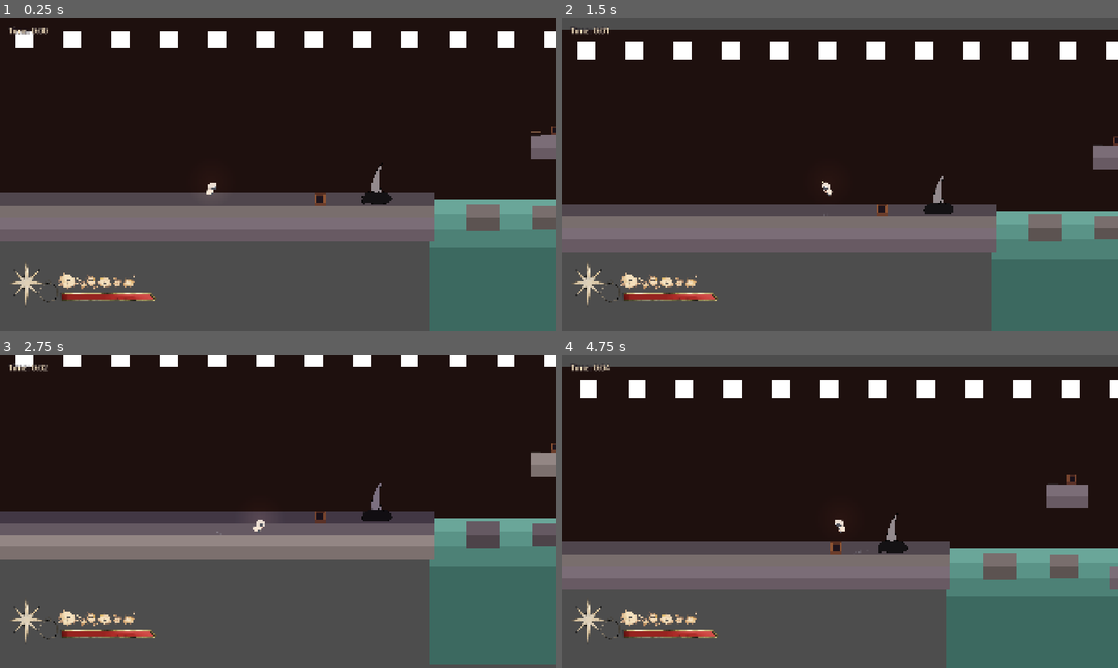
Above: before the commit, frames 1-4 (two rows, left to right).
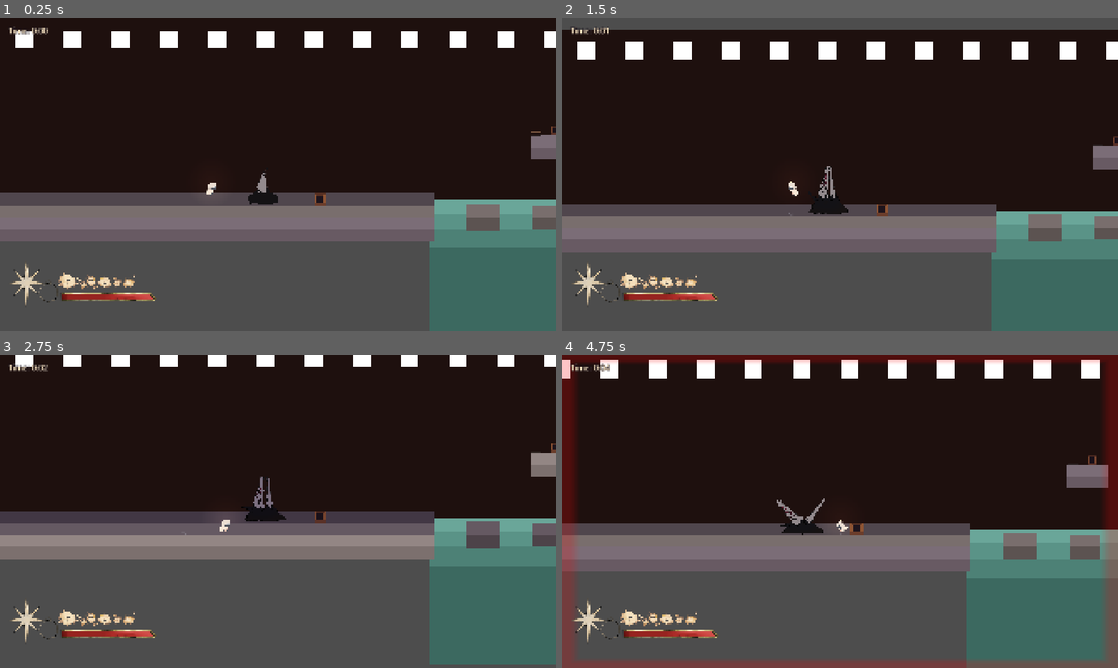
Above: after the commit, the same moments.

Repository: EkaterinaZakharova-13/purgatory-game
Game: Godot game, scene res://Scenes/Levels/main.tscn
Same seed, same stepped clock (60 frames per second), same inputs: the game is played once before the commit and once after it. The engine's default icon, where the game draws it, is replaced by a stand-in: a white triangle on a blue panel in a dark square.
Inputs:
- Up to frame 1 (0.25 s): no input
- Up to frame 2 (1.5 s): hold D (right) 0.53-1.28 s; tap F (orb_platform) at 0.6 s; tap Space (jump) at 0.77, 0.8, 1.07, 1.35 s; hold A (left) from 1.28 s (still down)
- Up to frame 3 (2.75 s): tap Space (jump) at 1.52, 1.82, 2.3 s; tap F (orb_platform) at 1.55 s; release A (left) at 2.03 s; hold D (right) from 2.03 s (still down); tap S (closer) at 2.1 s
- Up to frame 4 (4.75 s): tap Shift (dash) at 2.85 s; tap Space (jump) at 3.02, 3.32, 3.77, 3.8, 4.07, 4.52 s; tap F (orb_platform) at 3.05, 4.35 s; release D (right) at 3.53 s; hold A (left) from 3.53 s (still down); tap W (further) at 3.6 s

The runs differ from the first frame. In frame 1, 0.5% of the frame differs, in the area x 44-71%, y 46-60%; in frame 2, 0.7%; in frame 3, 0.7%; in frame 4, 30%, in the area x 0-100%, y 0-100%.

Commit message:
Activate additional Hunters from OrbPlatform

Diff:
--- a/Scenes/Entities/the_hunter.tscn
+++ b/Scenes/Entities/the_hunter.tscn
@@ -9,7 +9,7 @@
 [sub_resource type="CircleShape2D" id="BiteCircle"]
 radius = 54.0
 
-[node name="TheHunter" type="Node2D" unique_id=1648377916 groups=["LayerCollider"]]
+[node name="TheHunter" type="Node2D" unique_id=1648377916 groups=[]]
 script = ExtResource("1_script")
 
 [node name="AnimatedSprite2D" type="AnimatedSprite2D" parent="." unique_id=2076656852]
--- a/Scenes/Levels/main.tscn
+++ b/Scenes/Levels/main.tscn
@@ -535,7 +535,34 @@
 disabled = true
 
 [node name="TheHunter" parent="LayerManager/Layer2" unique_id=80229388 instance=ExtResource("6_hunter")]
-position = Vector2(1000, 520)
+position = Vector2(700, 520)
+
+[node name="TheHunter2" parent="LayerManager/Layer2" unique_id=1648377916 instance=ExtResource("6_hunter")]
+position = Vector2(2175, 525)
+scale = Vector2(0.425, 0.425)
+require_matching_layer = false
+detection_radius = 448.0
+bite_radius = 178.0
+activation_platform_path = NodePath("../../Layer3/OrbPlatform")
+damage_recoil_multiplier = 0.5
+
+[node name="TheHunter3" parent="LayerManager/Layer2" unique_id=1395056201 instance=ExtResource("6_hunter")]
+position = Vector2(2376, 524)
+scale = Vector2(0.425, 0.425)
+require_matching_layer = false
+detection_radius = 448.0
+bite_radius = 178.0
+activation_platform_path = NodePath("../../Layer3/OrbPlatform")
+damage_recoil_multiplier = 0.5
+
+[node name="TheHunter4" parent="LayerManager/Layer2" unique_id=1383860169 instance=ExtResource("6_hunter")]
+position = Vector2(1957, 314.99997)
+scale = Vector2(0.425, 0.425)
+require_matching_layer = false
+detection_radius = 448.0
+bite_radius = 178.0
+activation_platform_path = NodePath("../../Layer3/OrbPlatform")
+damage_recoil_multiplier = 0.5
 
 [node name="Layer1" type="Node2D" parent="LayerManager" unique_id=990853741]
 
--- a/Scenes/UI/player_hud.gd
+++ b/Scenes/UI/player_hud.gd
@@ -18,6 +18,7 @@
 @onready var vignette_material: ShaderMaterial = $"../Vignette".material as ShaderMaterial
 @onready var elapsed_time_label: Label = $"../ElapsedTime"
 @onready var elapsed_timer: Timer = $ElapsedTimer
+@onready var damage_outline: ColorRect = $"../DamageOutline"
 
 var sanity := 100.0
 var health := 100.0
@@ -27,12 +28,14 @@
 var camera_zoom_initialized := false
 var current_vignette_strength := 0.0
 var elapsed_seconds := 0
+var damage_outline_tween: Tween
 
 func _ready() -> void:
 	var player := get_tree().get_first_node_in_group("Player")
 	if player != null and player.has_signal("damaged_percent"):
 		player.connect("damaged_percent", _on_player_damaged_percent)
 	health = max_health
+	damage_outline.material.set_shader_parameter("strength", 0.0)
 	depletion_flower_texture = flower_particles.texture
 	flower_particles.emitting = false
 	_update_sanity_fill()
@@ -42,9 +45,20 @@
 	elapsed_timer.start()
 
 func _on_player_damaged_percent(percent: float) -> void:
+	_flash_damage_outline()
 	var damage_amount := max_health * clampf(percent, 0.0, 100.0) / 100.0
 	health = maxf(0.0, health - damage_amount)
 	_update_health_bar()
+
+func _flash_damage_outline() -> void:
+	if damage_outline_tween != null and damage_outline_tween.is_running():
+		damage_outline_tween.kill()
+	damage_outline.material.set_shader_parameter("strength", 1.0)
+	damage_outline_tween = create_tween()
+	damage_outline_tween.tween_method(_set_damage_outline_strength, 1.0, 0.0, 0.4)
+
+func _set_damage_outline_strength(value: float) -> void:
+	damage_outline.material.set_shader_parameter("strength", value)
 
 func _on_elapsed_timer_timeout() -> void:
 	elapsed_seconds += 1
--- a/Scenes/UI/player_hud.tscn
+++ b/Scenes/UI/player_hud.tscn
@@ -47,6 +47,12 @@
 
 [sub_resource type="ShaderMaterial" id="ShaderMaterial_orb_vignette"]
 shader = SubResource("Shader_orb_vignette")
+[sub_resource type="Shader" id="Shader_damage_outline"]
+code = "shader_type canvas_item;\nuniform float strength : hint_range(0.0, 1.0) = 0.0;\nvoid fragment() {\n\tfloat edge_distance = min(min(UV.x, 1.0 - UV.x), min(UV.y, 1.0 - UV.y));\n\tfloat border = 1.0 - smoothstep(0.012, 0.035, edge_distance);\n\tCOLOR = vec4(0.95, 0.025, 0.04, border * strength * 0.8);\n}"
+
+[sub_resource type="ShaderMaterial" id="ShaderMaterial_damage_outline"]
+shader = SubResource("Shader_damage_outline")
+
 [node name="PlayerHUD" type="CanvasLayer"]
 
 [node name="Vignette" type="ColorRect" parent="."]
@@ -57,6 +63,15 @@
 grow_vertical = 2
 mouse_filter = 2
 material = SubResource("ShaderMaterial_orb_vignette")
+[node name="DamageOutline" type="ColorRect" parent="."]
+material = SubResource("ShaderMaterial_damage_outline")
+anchors_preset = 15
+anchor_right = 1.0
+anchor_bottom = 1.0
+grow_horizontal = 2
+grow_vertical = 2
+mouse_filter = 2
+
 [node name="ElapsedTime" type="Label" parent="."]
 offset_left = 28.0
 offset_top = 24.0
--- a/Scripts/player.gd
+++ b/Scripts/player.gd
@@ -39,10 +39,17 @@
 @export var gravity: float = 1800.0
 @export var jump_cut_multiplier: float = 0.45
 
+@export_group("Damage recoil")
+@export_range(0.0, 1.0, 0.05) var damage_recoil_duration := 0.18
+@export var damage_recoil_horizontal_speed := 145.0
+@export var damage_recoil_bounce_speed := 95.0
+
 var last_grounded_time := -INF
 var last_jump_pressed_time := -INF
 var dash_duration_remaining := 0.0
 var dash_cooldown_remaining := 0.0
+var damage_recoil_remaining := 0.0
+var current_damage_recoil_strength := 1.0
 var original_sprite_modulate := Color.WHITE
 
 var starting_mask: int = 2
@@ -51,10 +58,18 @@
 
 var last_direction := 1
 
-func take_damage_percent(percent: float) -> void:
+func take_damage_percent(percent: float, source_position: Vector2 = Vector2.INF, recoil_multiplier: float = 1.0) -> void:
 	if percent <= 0.0:
 		return
 	damaged_percent.emit(percent)
+	var recoil_strength := clampf(recoil_multiplier, 0.0, 1.0)
+	var knockback_direction := signf(global_position.x - source_position.x) if source_position != Vector2.INF else -float(last_direction)
+	if is_zero_approx(knockback_direction):
+		knockback_direction = -float(last_direction)
+	current_damage_recoil_strength = recoil_strength
+	velocity.x = knockback_direction * damage_recoil_horizontal_speed * recoil_strength
+	velocity.y = minf(velocity.y, -damage_recoil_bounce_speed * recoil_strength)
+	damage_recoil_remaining = damage_recoil_duration * recoil_strength
 
 func _ready():
 	starting_position = global_position
@@ -97,6 +112,7 @@
 func _physics_process(delta: float) -> void:
 	dash_duration_remaining = maxf(0.0, dash_duration_remaining - delta)
 	dash_cooldown_remaining = maxf(0.0, dash_cooldown_remaining - delta)
+	damage_recoil_remaining = maxf(0.0, damage_recoil_remaining - delta)
 	if Input.is_action_just_pressed("dash") and dash_cooldown_remaining <= 0.0:
 		dash_duration_remaining = dash_duration
 		dash_cooldown_remaining = dash_cooldown
@@ -126,7 +142,9 @@
 	if not was_on_floor:
 		velocity.y += gravity * delta
 
-	if direction != 0.0:
+	if damage_recoil_remaining > 0.0:
+		velocity.x = move_toward(velocity.x, 0.0, damage_recoil_horizontal_speed * 0.55 * current_damage_recoil_strength * delta)
+	elif direction != 0.0:
 		var reversing_on_ground := (
 			was_on_floor
 			and velocity.x != 0.0
--- a/Scripts/the_hunter.gd
+++ b/Scripts/the_hunter.gd
@@ -30,8 +30,11 @@
 	8.7, 22.4, 22.4, 0.0, 0.0, 0.0
 ])
 
+@export var activation_platform_path: NodePath
+
 @export_group("Attack")
-@export_range(0.0, 100.0, 0.5) var bite_damage_percent := 5.0
+@export_range(0.0, 100.0, 0.5) var bite_damage_percent := 7.0
+@export_range(0.0, 1.0, 0.05) var damage_recoil_multiplier := 1.0
 @export_range(0.1, 10.0, 0.1) var attack_cooldown := 1.5
 
 @onready var animated_sprite: AnimatedSprite2D = $AnimatedSprite2D
@@ -55,6 +58,32 @@
 	animated_sprite.frame_changed.connect(_apply_frame_alignment)
 	_apply_frame_alignment()
 	animated_sprite.play(ANIM_SPIKE)
+	if not activation_platform_path.is_empty():
+		visible = false
+		detection_area.monitoring = false
+		bite_area.monitoring = false
+		set_physics_process(false)
+		var platform := get_node_or_null(activation_platform_path)
+		if platform != null and platform.has_signal("orb_placed"):
+			platform.connect("orb_placed", _on_orb_platform_placed)
+		else:
+			push_warning("Hunter activation platform was not found: %s" % activation_platform_path)
+
+func _on_orb_platform_placed() -> void:
+	if visible:
+		return
+	visible = true
+	detection_area.monitoring = true
+	bite_area.monitoring = true
+	_jump_form_active = true
+	_jump_sequence_completed = false
+	_is_reversing_jump = false
+	_bite_animation_playing = false
+	_attack_cooldown_remaining = 0.0
+	_return_timer_remaining = -1.0
+	animated_sprite.play(ANIM_JUMP)
+	_apply_frame_alignment()
+	set_physics_process(true)
 
 func _physics_process(delta: float) -> void:
 	_attack_cooldown_remaining = maxf(0.0, _attack_cooldown_remaining - delta)
@@ -115,16 +144,22 @@
 
 func _start_bite() -> void:
 	_bite_animation_playing = true
-	_attack_cooldown_remaining = attack_cooldown
 	if animated_sprite.animation == ANIM_JUMP:
 		_jump_resume_frame = animated_sprite.frame
 		_jump_resume_progress = animated_sprite.frame_progress
 	animated_sprite.play(ANIM_BITE)
-	_apply_bite_damage()
-
-func _apply_bite_damage() -> void:
-	if player.has_method("take_damage_percent"):
-		player.call("take_damage_percent", bite_damage_percent)
+	if _apply_bite_damage():
+		_attack_cooldown_remaining = attack_cooldown
+	else:
+		_bite_animation_playing = false
+
+func _apply_bite_damage() -> bool:
+	var hit_player := get_tree().get_first_node_in_group("Player") as Node2D
+	if not is_instance_valid(hit_player) or not hit_player.has_method("take_damage_percent"):
+		return false
+	player = hit_player
+	hit_player.call("take_damage_percent", bite_damage_percent, global_position, damage_recoil_multiplier)
+	return true
 
 func _restore_form_after_bite() -> void:
 	if not _jump_form_active:
Not shown: 1 places in Scenes/Levels/main.tscn that only renumber resources
Not shown: 1 places in Scenes/UI/player_hud.tscn that only renumber resources
